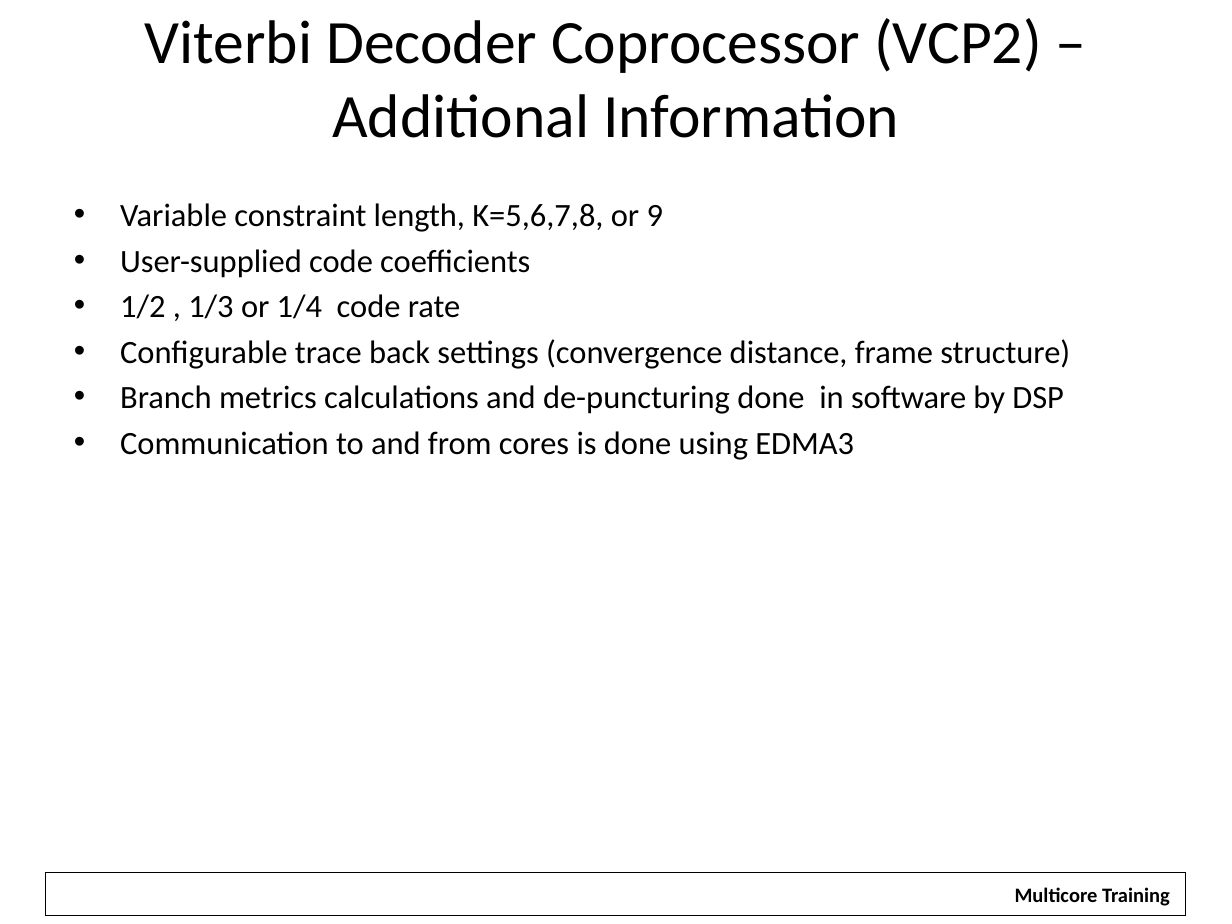
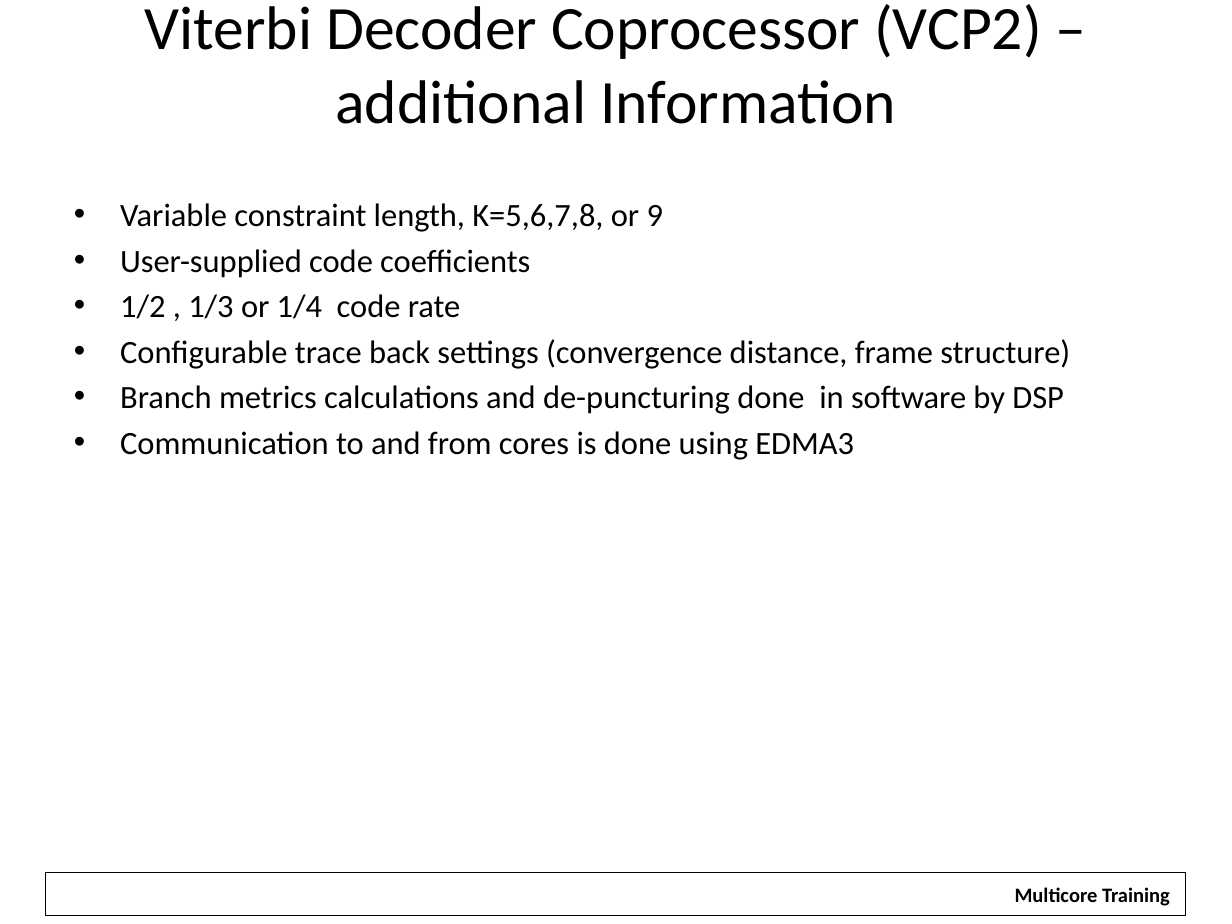
Before and after one commit to hari1989/keystone-workshop, a slide deck: slide 34 of slides/KeyStone Overview.pptx. Drawn at 1232x924 pixels with LibreOffice and Linux fonts; fonts in the diff are those of the drawing; background and template pictures are left out. Boxes give left, top, right and bottom in pixels: in the first picture for what was removed or moved away, otherwise in the second. Text is boxed around its words. In the diff, an @@ line names an element or a change of style, - is before the commit and + after.

```diff
--- a/slides/KeyStone Overview.pptx
+++ b/slides/KeyStone Overview.pptx
@@ title at (x1=145, y1=4, x2=1042, y2=124): text changed @@
-Viterbi Decoder Coprocessor (VCP2) – Additional Information
+Viterbi Decoder Coprocessor (VCP2) – additional Information
```
Also in this commit, not shown: 20 other slides changed, 2 slides added, 1 slide removed, 1 other file.
